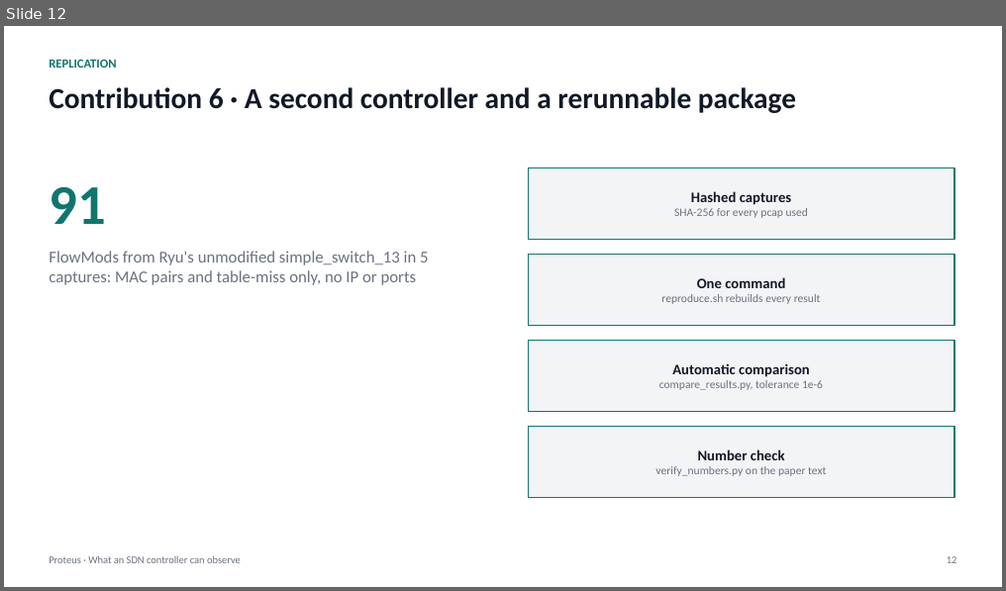
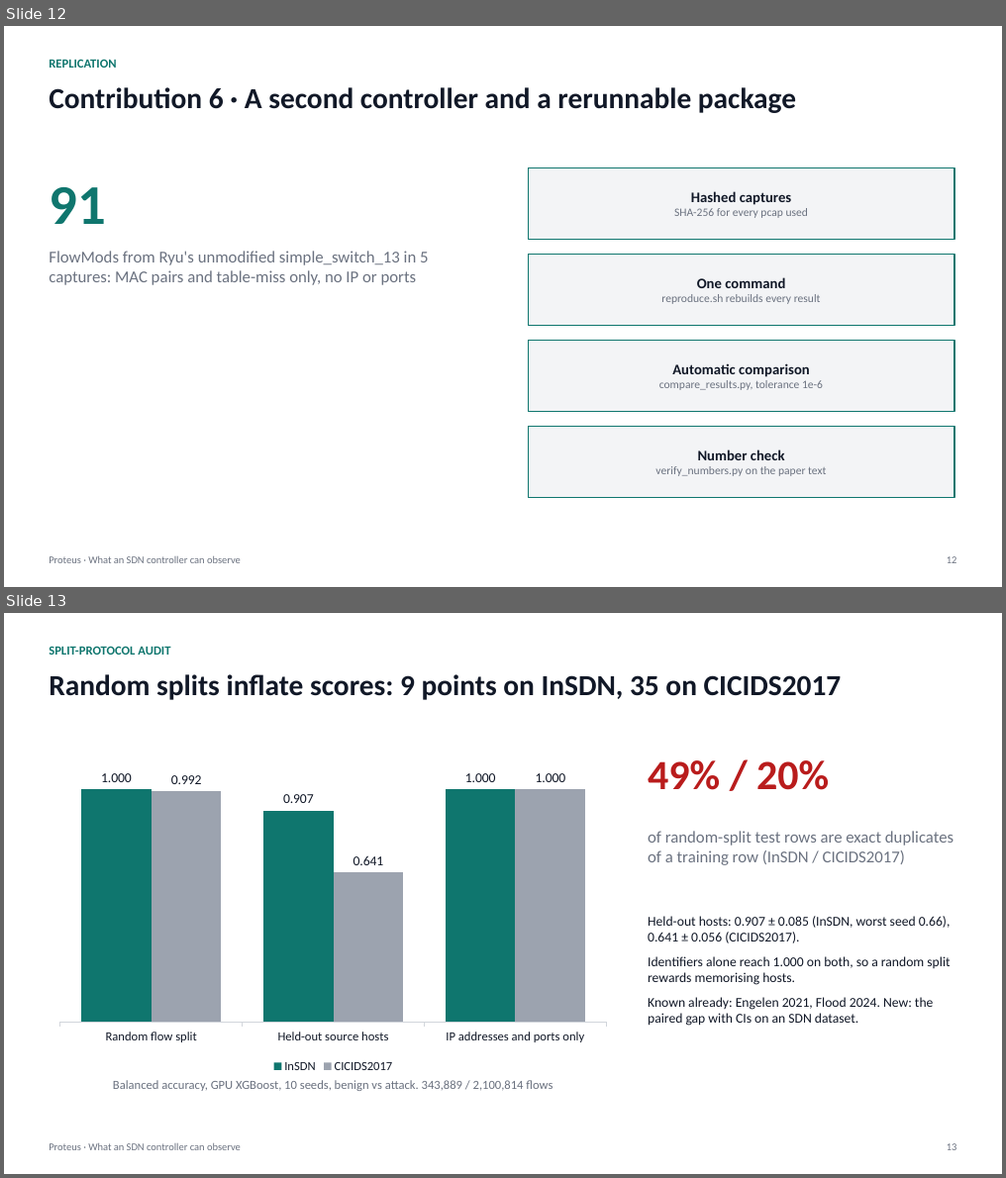
Before and after one commit to adhyan-jain/Proteus, a slide deck: research/insdn_controller/PRESENTATION.pptx. Shown one above the other, each under a label of ours: slide 12 before the commit, slides 12 and 13 after it. The pictures are 1006x591 and 1006x1178 pixels, drawn with LibreOffice and Linux fonts; fonts in the diff are those of the drawing. Boxes give left, top, right and bottom in pixels: in the first picture for what was removed or moved away, otherwise in the second. Text is boxed around its words. In the diff, an @@ line names an element or a change of style, - is before the commit and + after.

Commit message:
Deck: two-dataset split audit, published-paper protocol table, known-vs-new contributions (16 slides)

```diff
--- a/research/insdn_controller/PRESENTATION.pptx
+++ b/research/insdn_controller/PRESENTATION.pptx
@@ slide 13 added at (4,613,1002,1174), background #FFFFFF @@
@@ text added at (49,646,170,655), 12 pt, text #0F766E, bold @@
+SPLIT-PROTOCOL AUDIT
@@ text added at (49,674,842,700), 28 pt, text #111827, bold @@
+Random splits inflate scores: 9 points on InSDN, 35 on CICIDS2017
@@ column chart added at (49,748,618,1077) @@
+categories: Random flow split, Held-out source hosts, IP addresses and ports only
+InSDN: 1, 0.907, 1
+CICIDS2017: 0.992, 0.641, 1
@@ text added at (648,761,829,790), 40 pt, text #B91C1C, bold @@
+49% / 20%
@@ text added at (648,831,953,865), 16 pt, text #6B7280 @@
+of random-split test rows are exact duplicates of a training row (InSDN / CICIDS2017)
@@ text added at (648,916,950,1026), 13 pt, text #111827 @@
+Held-out hosts: 0.907 ± 0.085 (InSDN, worst seed 0.66), 0.641 ± 0.056 (CICIDS2017).
+Identifiers alone reach 1.000 on both, so a random split rewards memorising hosts.
+Known already: Engelen 2021, Flood 2024. New: the paired gap with CIs on an SDN dataset.
@@ text added at (113,1080,552,1091), 12 pt, text #6B7280 @@
+Balanced accuracy, GPU XGBoost, 10 seeds, benign vs attack. 343,889 / 2,100,814 flows
@@ text added at (49,1144,241,1151), 10 pt, text #6B7280 @@
+Proteus · What an SDN controller can observe
@@ text added at (946,1144,957,1151), 10 pt, text #6B7280 @@
+13
```
Also in this commit, not shown: 2 slides changed, 2 other slides added, 2 slides removed, 1 other file.
